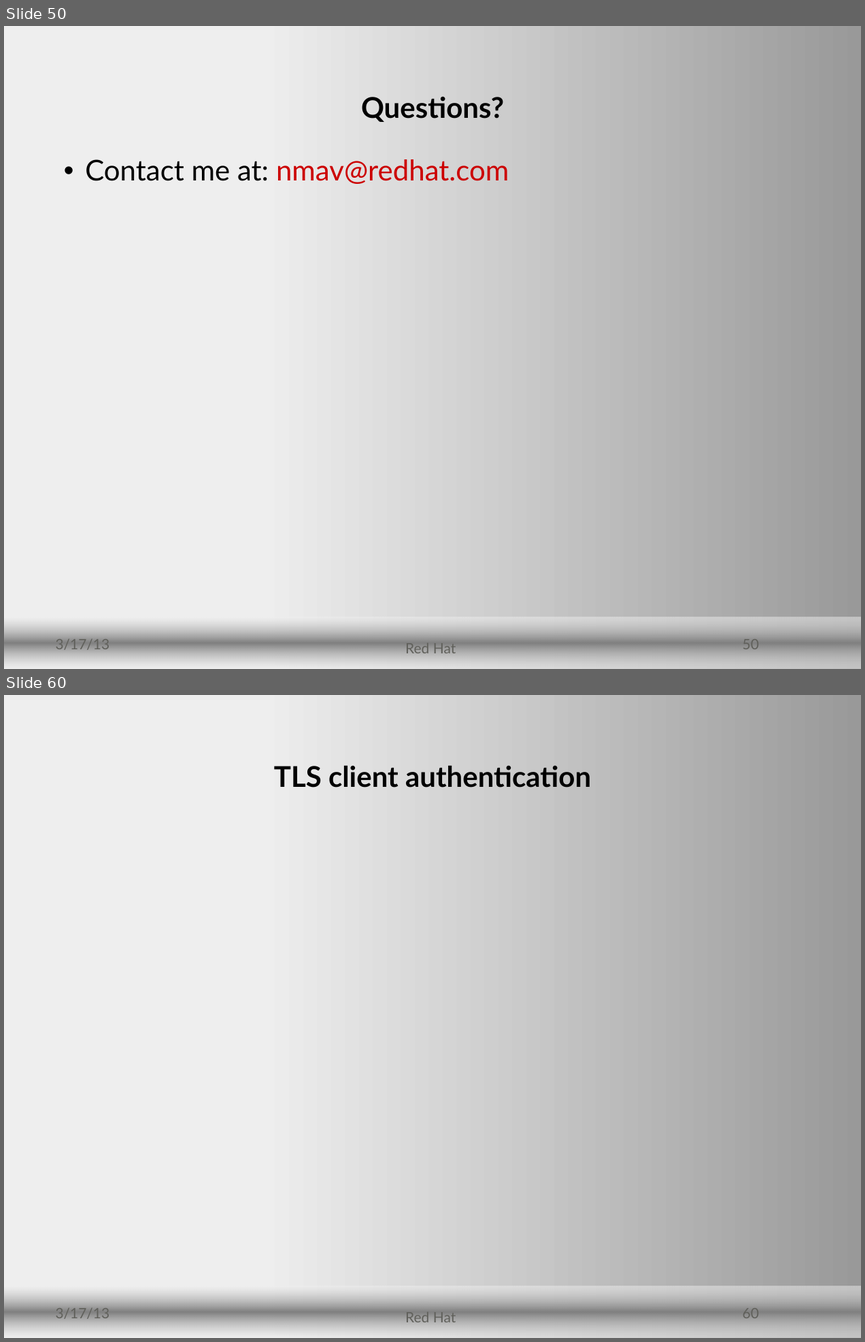
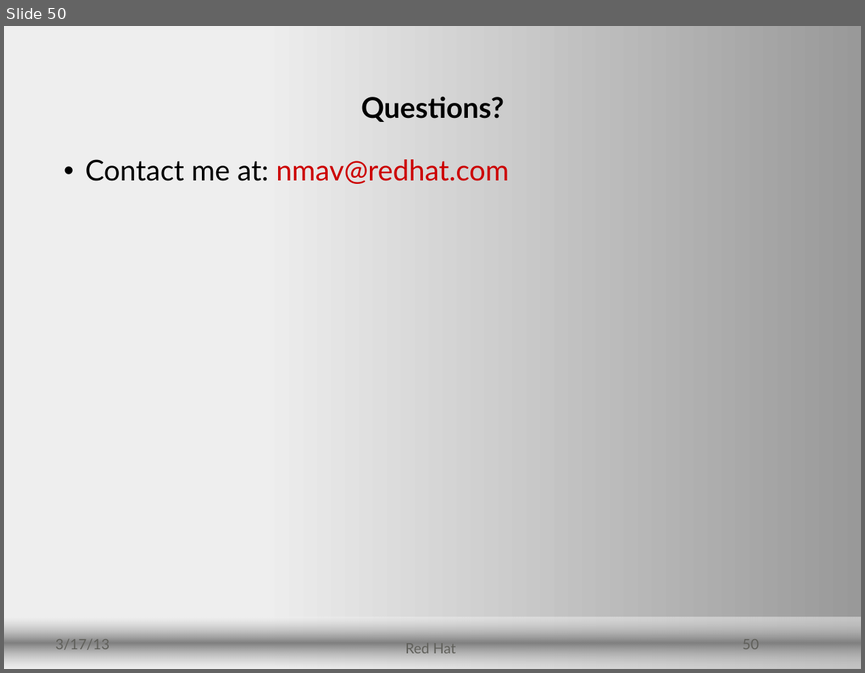
Before and after one commit to security-devroom/fosdem-2015, a slide deck: presentations/software-isolation-in-linux/software-isolation.odp. Shown one above the other, each under a label of ours: slides 50 and 60 before the commit, slide 50 after it; the slides between them are not shown. The pictures are 865x1342 and 865x673 pixels, drawn with LibreOffice and Linux fonts; fonts in the diff are those of the drawing; background and template pictures are left out. Boxes give left, top, right and bottom in pixels: in the first picture for what was removed or moved away, otherwise in the second. Text is boxed around its words. In the diff, an @@ line names an element or a change of style, - is before the commit and + after.

```diff
--- a/presentations/software-isolation-in-linux/software-isolation.odp
+++ b/presentations/software-isolation-in-linux/software-isolation.odp
@@ slide 60 removed at (4,695,861,1338), background gradient #EEEEEE to #999999; not listed: 1 template element that a slide beside it also shows @@
@@ title removed at (274,765,591,787) @@
-TLS client authentication
@@ text removed at (56,1308,110,1319) @@
-3/17/13
@@ text removed at (405,1312,456,1325) @@
-Red Hat
@@ page number removed at (742,1308,759,1318) @@
-60
```
Also in this commit, not shown: 54 other slides removed.
